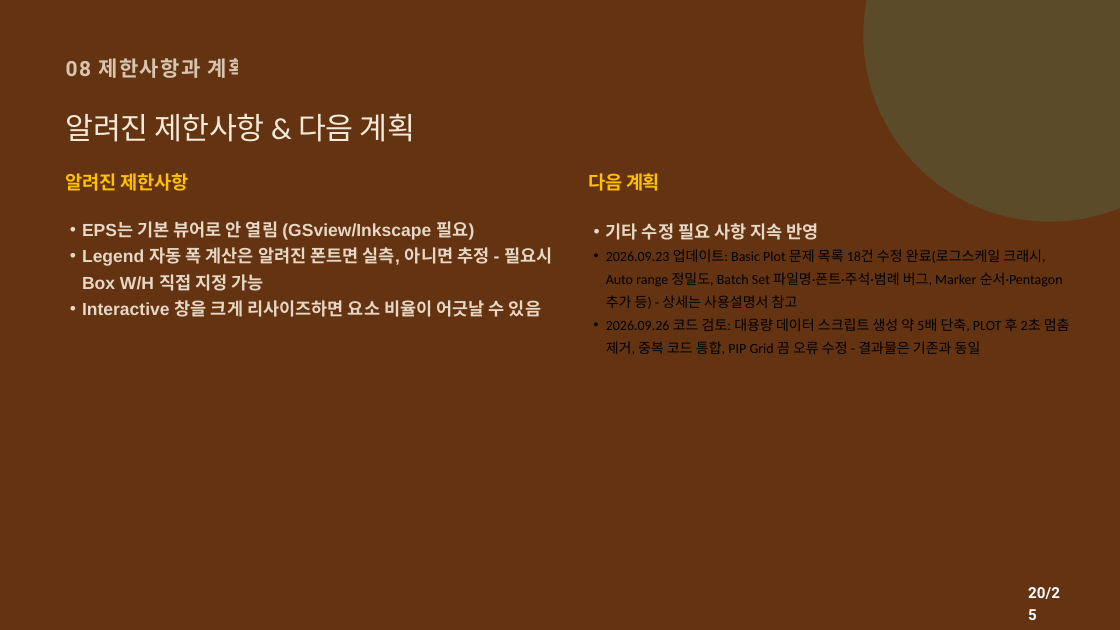
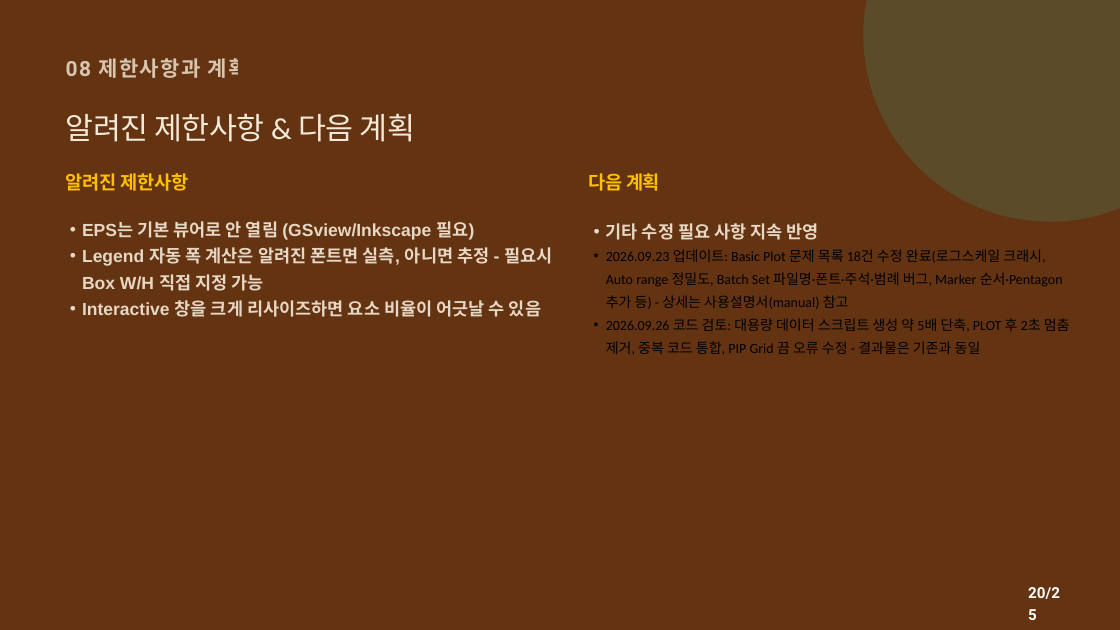
Before and after one commit to CWKIM113/CathPlot_Pub, a slide deck: slide 20 of CathPlot_발표.pptx. Drawn at 1120x630 pixels with LibreOffice and Linux fonts; fonts in the diff are those of the drawing. Boxes give left, top, right and bottom in pixels: in the first picture for what was removed or moved away, otherwise in the second. Text is boxed around its words. In the diff, an @@ line names an element or a change of style, - is before the commit and + after.

```diff
--- a/CathPlot_발표.pptx
+++ b/CathPlot_발표.pptx
@@ text at bbox=[606, 249, 1063, 309]: text changed @@
-• 2026.09.23 업데이트: Basic Plot 문제 목록 18건 수정 완료(로그스케일 크래시, Auto range 정밀도, Batch Set 파일명·폰트·주석·범례 버그, Marker 순서·Pentagon 추가 등) - 상세는 사용설명서 참고
+• 2026.09.23 업데이트: Basic Plot 문제 목록 18건 수정 완료(로그스케일 크래시, Auto range 정밀도, Batch Set 파일명·폰트·주석·범례 버그, Marker 순서·Pentagon 추가 등) - 상세는 사용설명서(manual) 참고
```
